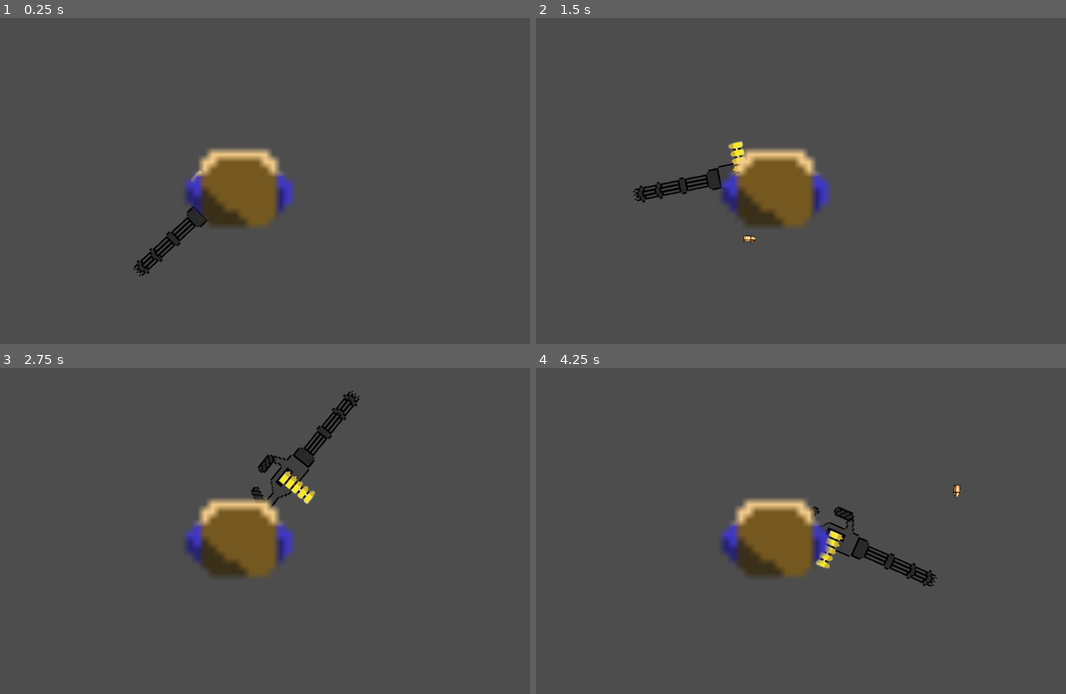
Above: before the commit, frames 1-4 (two rows, left to right).
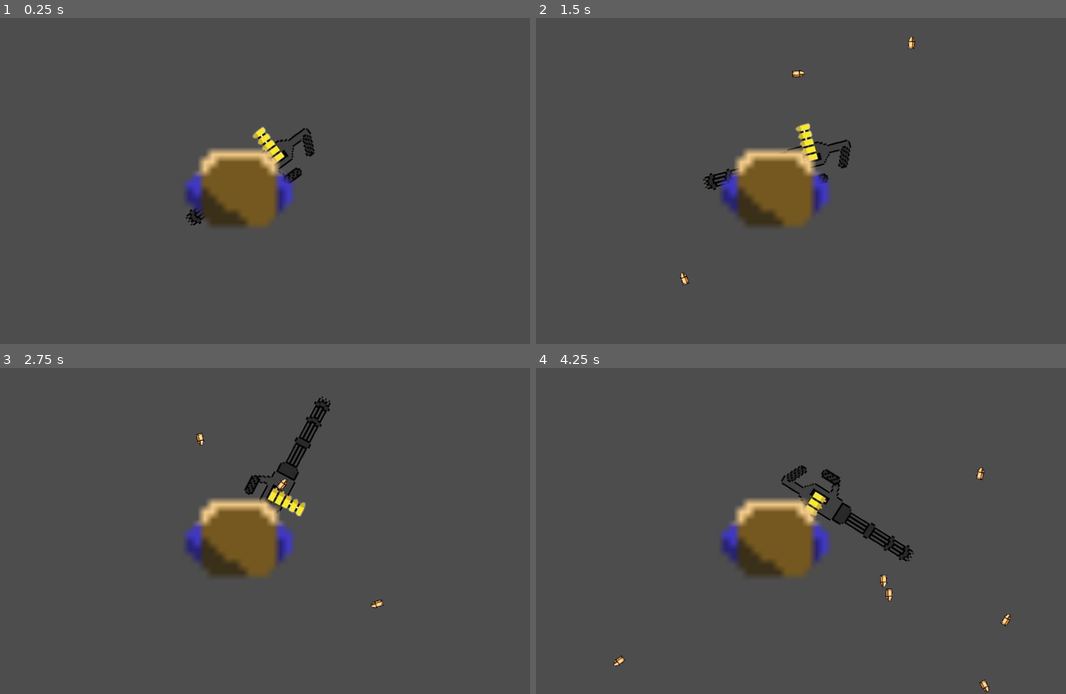
Above: after the commit, the same moments.

Repository: JonathanF2008/GreenOps_Godot
Game: Godot game, scene res://tscn/Gamemanager.tscn
Same seed, same stepped clock (60 frames per second), same inputs: the game is played once before the commit and once after it. This scene is started directly instead of the project's main scene.
Inputs (mouse positions are in pixels of both pictures, inside the frame that each line leads up to):
- Up to frame 1 (0.25 s): no input
- Up to frame 2 (1.5 s): tap Enter (ui_accept) at 0.5, 0.77, 0.8, 1.07, 1.35 s; move the mouse to (901, 164) at 0.52 s; tap X (move_to_click) at 0.6 s; move the mouse to (657, 197) at 1.27 s
- Up to frame 3 (2.75 s): tap Enter (ui_accept) at 1.52, 1.82, 2.3 s; tap X (move_to_click) at 1.55, 2.1 s; move the mouse to (296, 459) at 2.02 s
- Up to frame 4 (4.25 s): move the mouse to (748, 596) at 2.77 s; tap X (move_to_click) at 2.85 s; tap Enter (ui_accept) at 3.02, 3.32, 3.6, 3.77, 4.07 s; move the mouse to (949, 579) at 3.52 s

The runs differ from the first frame. In frame 1, 1.2% of the frame differs, in the area x 25-60%, y 33-80%; in frame 2, 1.5%; in frame 3, 2.1%; in frame 4, 2.4%, in the area x 14-90%, y 29-100%.

Commit message:
FIkse våpen

Diff:
--- a/Script/MiljøaktivistMovement.gd
+++ b/Script/MiljøaktivistMovement.gd
@@ -5,19 +5,6 @@
 var speed := 150.0
 @export var max_health := 100
 var health := max_health
-
-var game_manager: Node
-
-func _ready():
-	agent.path_desired_distance = 4
-	agent.target_desired_distance = 4
-	if game_manager == null:
-		game_manager = get_tree().get_root().get_node("GameManager")
-
-func _process(delta):
-	# Kun aktiv spiller kan motta input
-	if is_visible() and Input.is_action_just_pressed("move_to_click"):
-		agent.target_position = get_global_mouse_position()
 
 func _physics_process(delta):
 	if not is_visible():
@@ -41,5 +28,3 @@
 	hide()
 	set_process(false)
 	set_physics_process(false)
-	if game_manager:
-		game_manager.on_player_death()
--- a/Script/bulletMiljøaktivist.gd
+++ b/Script/bulletMiljøaktivist.gd
@@ -1,5 +1,5 @@
 extends RigidBody2D
-var speed = 800
+var speed = 600
 func _ready():
 	look_at(get_global_mouse_position())
 
--- a/Script/gamemanager.gd
+++ b/Script/gamemanager.gd
@@ -1,25 +1,47 @@
-extends Node
+extends Node2D
 
-@export var characters: Array[Node] = []
-var current_player_index := 0
+var max_time = 1.0
+var time_left = 0.0
+var can_change = false
 
+enum {CHAR_1, CHAR_2, CHAR_3}
+var state
+
+# Called when the node enters the scene tree for the first time.
 func _ready():
-	activate_current_player()
+	time_left = max_time
+	state = CHAR_1
 
-func activate_current_player():
-	for character in characters:
-		character.hide()
-		character.set_process(false)
-		character.set_physics_process(false)
 
-	if current_player_index < characters.size():
-		var player = characters[current_player_index]
-		player.show()
-		player.set_process(true)
-		player.set_physics_process(true)
-	else:
-		print("Alle spillere er døde! Game over.")
+# Called every frame. 'delta' is the elapsed time since the previous frame.
+func _process(delta):
+	if time_left > 0.0:
+		time_left -= delta
+		print(time_left)
+	elif time_left <= 0.0 and can_change == false:
+		print("Can now change characters")
+		can_change = true
 
-func on_player_death():
-	current_player_index += 1
-	activate_current_player()
+	match state:
+		CHAR_1:
+			if Input.is_action_just_pressed("ui_accept") and can_change == true:
+				state = CHAR_2
+				print(state)
+				print("char 2 active")
+				reset_char_switch_delay()
+		CHAR_2:
+			if Input.is_action_just_pressed("ui_accept") and can_change == true:
+				state = CHAR_3
+				print(state)
+				print("char 3 active")
+				reset_char_switch_delay()
+		CHAR_3:
+			if Input.is_action_just_pressed("ui_accept") and can_change == true:
+				state = CHAR_1
+				print(state)
+				print("char 1 active")
+				reset_char_switch_delay()
+
+func reset_char_switch_delay():
+	time_left = max_time
+	can_change = false
--- a/tscn/BulletMiljøaktivist.tscn
+++ b/tscn/BulletMiljøaktivist.tscn
@@ -1,12 +1,19 @@
-[gd_scene load_steps=3 format=3 uid="uid://cmgdjojkbywn8"]
+[gd_scene load_steps=4 format=3 uid="uid://cmgdjojkbywn8"]
 
 [ext_resource type="Script" path="res://Script/bulletMiljøaktivist.gd" id="1_hbh1x"]
 [ext_resource type="Texture2D" uid="uid://4thgbpr0jubd" path="res://Bilder/Bullet-removebg-preview.png" id="2_wny3x"]
 
-[node name="RigidBody2D" type="RigidBody2D"]
+[sub_resource type="RectangleShape2D" id="RectangleShape2D_lgy3e"]
+size = Vector2(1, 1)
+
+[node name="BulletMiljøaktivist" type="RigidBody2D"]
 script = ExtResource("1_hbh1x")
 
 [node name="Sprite2D" type="Sprite2D" parent="."]
 position = Vector2(1, 2)
 scale = Vector2(0.0294244, 0.0402778)
 texture = ExtResource("2_wny3x")
+
+[node name="CollisionShape2D" type="CollisionShape2D" parent="."]
+position = Vector2(0.5, 0)
+shape = SubResource("RectangleShape2D_lgy3e")
--- a/tscn/Gamemanager.tscn
+++ b/tscn/Gamemanager.tscn
@@ -7,13 +7,13 @@
 script = ExtResource("1_bi3nd")
 
 [node name="Player1" parent="." instance=ExtResource("1_tw7iq")]
-position = Vector2(324, 478)
+position = Vector2(-2, 15)
 
 [node name="Player2" parent="." instance=ExtResource("1_tw7iq")]
-position = Vector2(-226, 438)
+position = Vector2(1, 87)
 
 [node name="Player3" parent="." instance=ExtResource("1_tw7iq")]
-position = Vector2(-428, -16)
+position = Vector2(-1, 155)
 
 [node name="Player4" parent="." instance=ExtResource("1_tw7iq")]
-position = Vector2(368, -14)
+position = Vector2(0, 224)
--- a/tscn/Miljøaktivist.tscn
+++ b/tscn/Miljøaktivist.tscn
@@ -24,12 +24,12 @@
 shape = SubResource("CapsuleShape2D_0l1uj")
 
 [node name="VåpenMiljøaktivist" type="Node2D" parent="."]
-position = Vector2(2, -2)
+position = Vector2(5, -4)
 script = ExtResource("2_lymw3")
 
 [node name="SelveVåpenMiljøaktivist" type="Sprite2D" parent="VåpenMiljøaktivist"]
 z_index = -1
-position = Vector2(-1, 11)
+position = Vector2(0, 5)
 rotation = 1.6057
 scale = Vector2(0.0691882, 0.0760569)
 texture = ExtResource("3_r6gc5")
